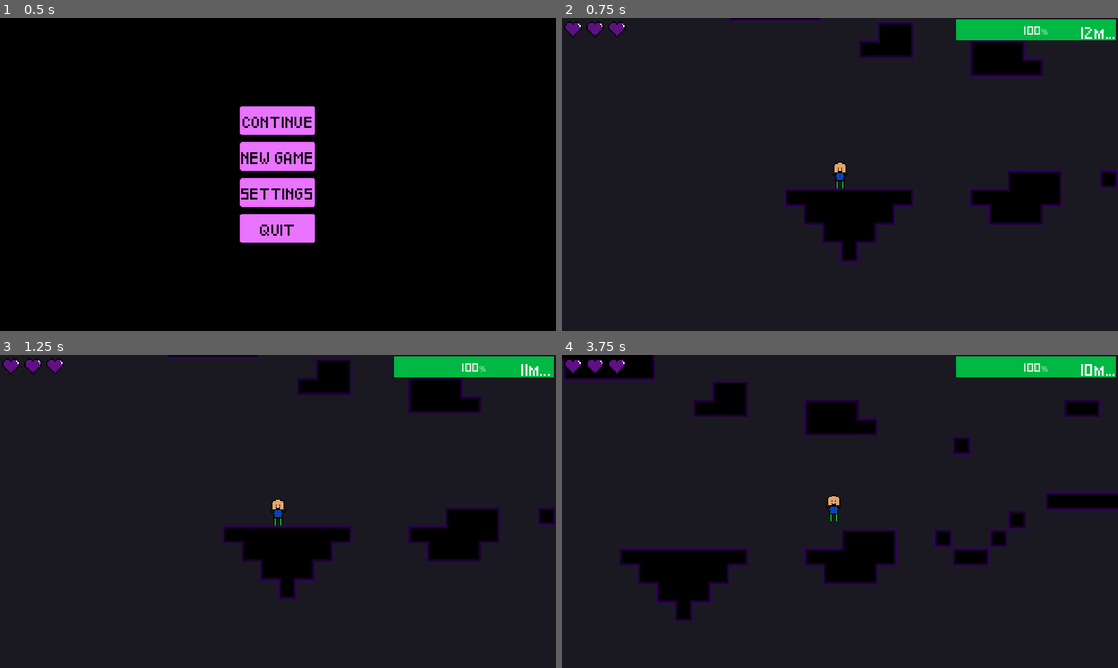
Above: before the commit, frames 1-4 (two rows, left to right).
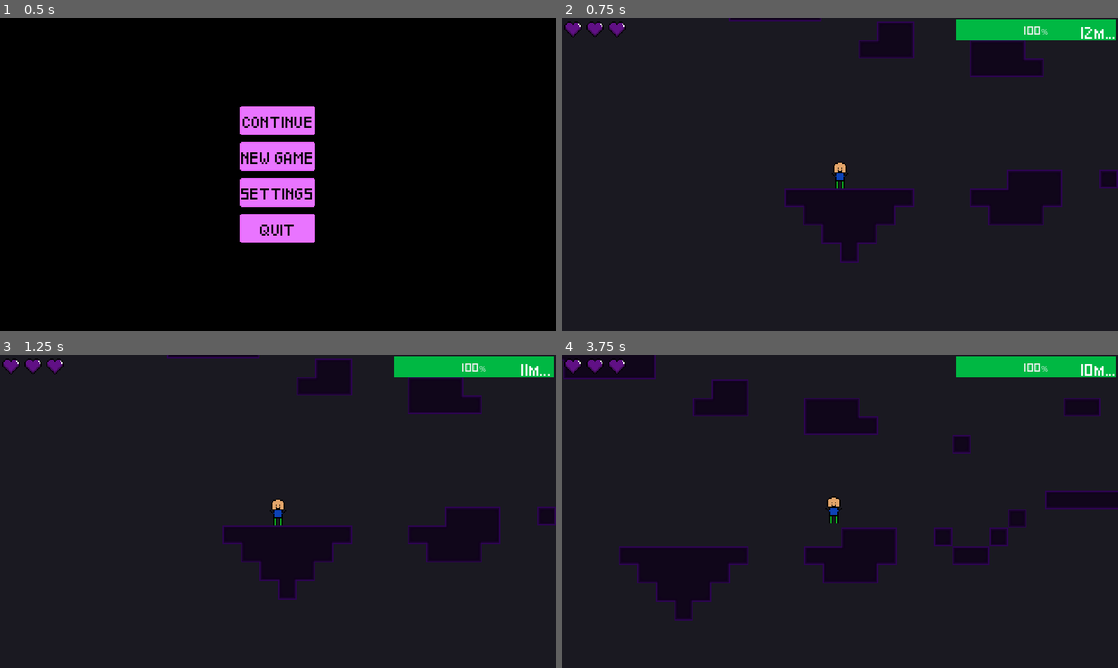
Above: after the commit, the same moments.

Repository: StormLight14/void-ascender
Game: Godot game, scene res://ui/menu/menu_ui.tscn
The game is run twice, just before and just after one commit, with the same random seed, the same clock (stepped at 60 frames per second) and the same inputs.
Inputs:
- Up to frame 1 (0.5 s): no input
- Up to frame 2 (0.75 s): click "NEW GAME" at 0.5 s
- Up to frame 3 (1.25 s): no input
- Up to frame 4 (3.75 s): tap Enter at 1.25 s; hold Shift (climb) 1.28-2.03 s; hold D (right) 1.28-2.78 s; tap Space (jump) at 1.52, 1.55, 1.82, 2.1, 2.27, 2.57, 3.05 s; tap Shift (climb) at 2.3, 3.6 s; hold A (left) 2.78-3.53 s; hold Shift (climb) 2.78-3.53 s; hold D (right) from 3.53 s (still down)

Frame 1 is identical in both runs. In frame 2, 5.7% of the frame differs, in the area x 0-100%, y 2-78%; in frame 3, 5.7%; in frame 4, 9.3%, in the area x 0-100%, y 0-86%.

Commit message:
update purple tileset

Diff:
--- a/level/level.gd
+++ b/level/level.gd
@@ -7,6 +7,7 @@
 var player_spawn = Vector2(0, 0)
 
 func _ready():
+	modulate = Color(1, 1, 1, 1)
 	player_spawn = player.global_position
 	player.killed.connect(player_killed)
 	the_void.set_reset_position(player.global_position)
--- a/player/player.gd
+++ b/player/player.gd
@@ -9,7 +9,7 @@
 const MAX_SPEED = 150.0
 const ACCELERATION = 850.0
 const JUMP_VELOCITY = -275.0
-const CLIMB_SPEED = 100.0
+const CLIMB_SPEED = 75.0
 const MAX_STAMINA = 1500
 
 var gravity = ProjectSettings.get_setting("physics/2d/default_gravity")
@@ -81,12 +81,13 @@
 			state = CLIMBING
 
 		if Input.is_action_just_pressed("jump"):
-			velocity.y = JUMP_VELOCITY / 1.5
-			if left_has_wall:
-				velocity.x = -JUMP_VELOCITY / 1.5
-			elif right_has_wall:
-				velocity.x = JUMP_VELOCITY / 1.5
-			player_stamina -= 200 * delta
+			if player_stamina >= 200:
+				velocity.y = JUMP_VELOCITY / 1.5
+				if left_has_wall:
+					velocity.x = -JUMP_VELOCITY / 1.5
+				elif right_has_wall:
+					velocity.x = JUMP_VELOCITY / 1.5
+				player_stamina -= 200
 		elif left_has_wall and Input.is_action_pressed("left") or right_has_wall and Input.is_action_pressed("right"):
 			velocity.y = -CLIMB_SPEED
 			player_stamina -= 200 * delta
--- a/player/player.tscn
+++ b/player/player.tscn
@@ -1,7 +1,8 @@
-[gd_scene load_steps=8 format=3 uid="uid://bkhq4rsyosghj"]
+[gd_scene load_steps=9 format=3 uid="uid://bkhq4rsyosghj"]
 
 [ext_resource type="Script" path="res://player/player.gd" id="1_nhuf3"]
 [ext_resource type="Texture2D" uid="uid://v6fkq0hn5rut" path="res://assets/player/clark.png" id="2_gh0m4"]
+[ext_resource type="Texture2D" uid="uid://bknvygwijbbua" path="res://assets/lighting/point_light.webp" id="3_ctujr"]
 
 [sub_resource type="StyleBoxFlat" id="StyleBoxFlat_83g1y"]
 bg_color = Color(0.427451, 0.427451, 0.427451, 0.72549)
@@ -90,5 +91,10 @@
 wait_time = 3.0
 one_shot = true
 
+[node name="PointLight2D" type="PointLight2D" parent="."]
+visible = false
+energy = 0.85
+texture = ExtResource("3_ctujr")
+
 [connection signal="area_entered" from="Hurtbox" to="." method="_on_hurtbox_area_entered"]
 [connection signal="timeout" from="StaminaTimer" to="." method="_on_stamina_timer_timeout"]
--- a/ui/level_select.gd
+++ b/ui/level_select.gd
@@ -5,7 +5,12 @@
 func _ready():
 	pass # Replace with function body.
 
-
 # Called every frame. 'delta' is the elapsed time since the previous frame.
 func _process(delta):
 	pass
+
+func _on_start_pressed():
+	pass # Replace with function body.
+
+func _on_continue_pressed():
+	pass # Replace with function body.
--- a/ui/level_select.tscn
+++ b/ui/level_select.tscn
@@ -41,11 +41,14 @@
 [node name="HBoxContainer" type="HBoxContainer" parent="CenterContainer"]
 layout_mode = 2
 
-[node name="Play" type="Button" parent="CenterContainer/HBoxContainer"]
+[node name="Start" type="Button" parent="CenterContainer/HBoxContainer"]
 custom_minimum_size = Vector2(120, 30)
 layout_mode = 2
 text = "START FROM BEGINNING"
 
-[node name="Button" type="Button" parent="CenterContainer/HBoxContainer"]
+[node name="Continue" type="Button" parent="CenterContainer/HBoxContainer"]
 layout_mode = 2
 text = "CONTINUE FROM CHECKPOINT"
+
+[connection signal="pressed" from="CenterContainer/HBoxContainer/Start" to="." method="_on_start_pressed"]
+[connection signal="pressed" from="CenterContainer/HBoxContainer/Continue" to="." method="_on_continue_pressed"]
Binary file changed: assets/icons/heart.png
Binary file added: assets/lighting/player-light-texture.png
Not shown, added: assets/lighting/player-light-texture.png.import
Binary file added: assets/lighting/point_light.webp
Not shown, added: assets/lighting/point_light.webp.import
Binary file added: assets/objects/chest.png
Not shown, added: assets/objects/chest.png.import
Binary file changed: assets/tilesets/purple.png
